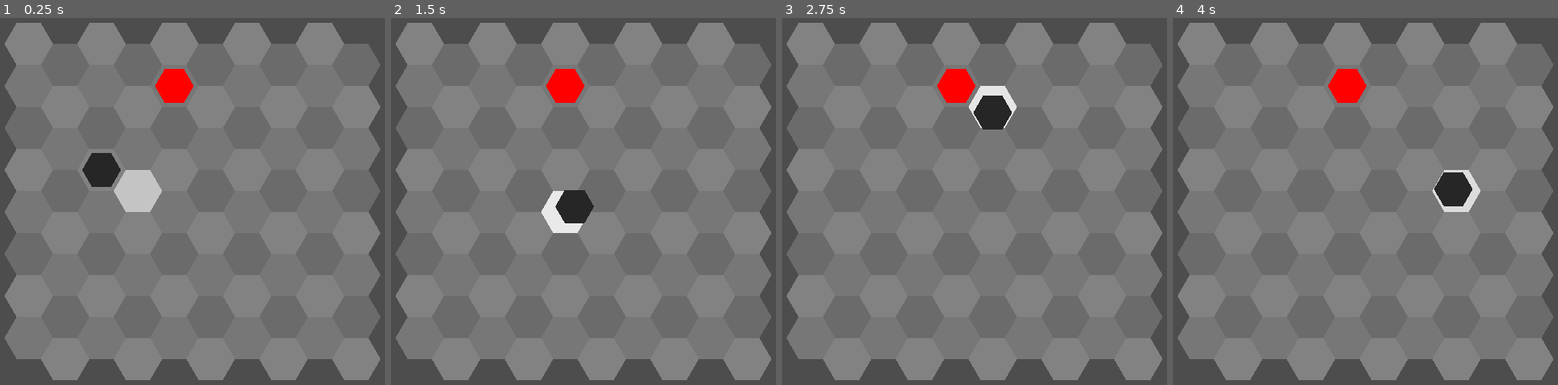
Above: before the commit, frames 1-4 (left to right).
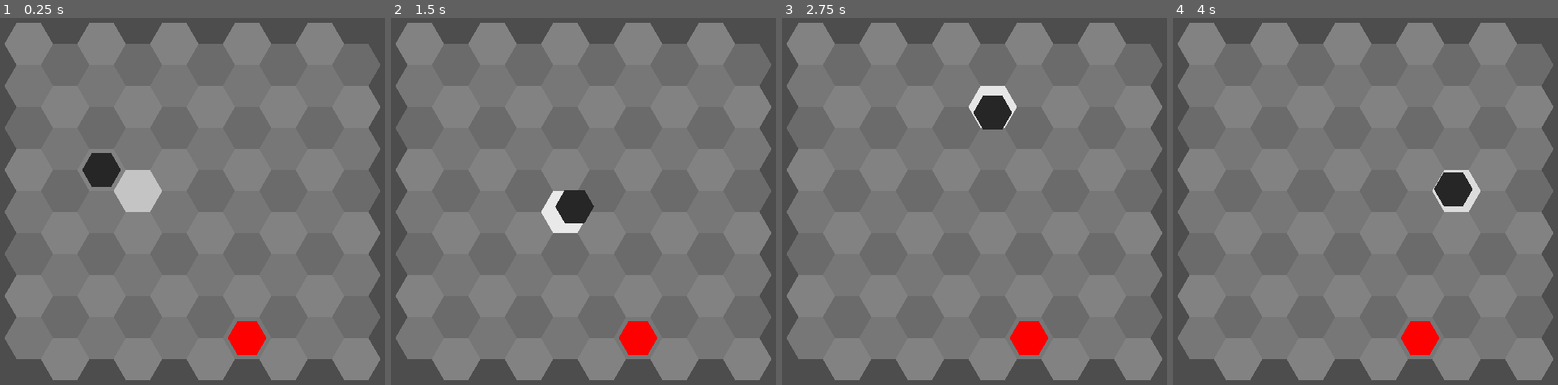
Above: after the commit, the same moments.

Repository: redpebble/sneksagon
Game: Godot game, scene res://scenes/map.tscn
Two runs of this game, one before a commit and one after it. Both use one fixed random seed, a clock stepped at 60 frames per second and the inputs below.
Inputs (mouse positions are in pixels of both pictures, inside the frame that each line leads up to):
- Up to frame 1 (0.25 s): no input
- Up to frame 2 (1.5 s): move the mouse to (691, 175) at 0.52 s; press the mouse at (691, 175) at 0.53 s; move the mouse to (487, 227) at 1.27 s; release the mouse at (487, 227) at 1.28 s; click (487, 227) at 1.35 s
- Up to frame 3 (2.75 s): move the mouse to (1024, 95) at 2.02 s; press the mouse at (1024, 95) at 2.03 s
- Up to frame 4 (4 s): move the mouse to (1342, 296) at 2.77 s; release the mouse at (1342, 296) at 2.78 s; click (1342, 296) at 2.85 s; move the mouse to (1511, 274) at 3.52 s; press the mouse at (1511, 274) at 3.53 s

The runs differ from the first frame. In frame 1, 1.4% of the frame differs, in the area x 40-70%, y 13-92%; in frame 2, 1.4%; in frame 3, 1.4%; in frame 4, 1.4%.

Commit message:
Smoother extend + Improved empty cell retrieval

Diff:
--- a/scenes/map.tscn
+++ b/scenes/map.tscn
@@ -1,11 +1,9 @@
 [gd_scene load_steps=3 format=3 uid="uid://diuykrg1nilh"]
 
 [ext_resource type="Script" uid="uid://6joi0b4nq07b" path="res://scenes/map.gd" id="1_4xfga"]
-[ext_resource type="Script" uid="uid://dniflly1p6vxu" path="res://scenes/snake.gd" id="4_0cso3"]
+[ext_resource type="PackedScene" uid="uid://ddta8mux3pdy3" path="res://scenes/snake.tscn" id="2_paxxb"]
 
 [node name="Map" type="Node2D"]
 script = ExtResource("1_4xfga")
 
-[node name="Snake" type="Node2D" parent="."]
-script = ExtResource("4_0cso3")
-metadata/_custom_type_script = "uid://dniflly1p6vxu"
+[node name="Snake" parent="." instance=ExtResource("2_paxxb")]
--- a/scenes/singleton/highlighter.gd
+++ b/scenes/singleton/highlighter.gd
@@ -11,11 +11,7 @@
 	z_index = 1
 
 func _ready() -> void:
-	scale_to_width(MapManager.HEX_WIDTH)
-
-func scale_to_width(hex_width : float) -> void:
-	var scale_amount = hex_width / sprite.texture.get_width()
-	sprite.scale = Vector2.ONE * scale_amount
+	MapManager.scale_to_hex_width(sprite, sprite.texture.get_width())
 
 func highlight_coords(coords : Vector2, show_highlight : bool) -> void:
 	visible = show_highlight
--- a/scenes/singleton/map_manager.gd
+++ b/scenes/singleton/map_manager.gd
@@ -67,13 +67,26 @@
 	var coords_list = valid_coords.keys()
 	return coords_list[randi_range(0, coords_list.size() - 1)]
 
-func get_random_empty_cell() -> Vector2: # this is not very good lol
-	var coords = null
-	while coords == null:
-		var check_coords = get_random_cell()
-		if entities.get(check_coords) == null:
-			coords = check_coords
-	return coords
+func get_random_empty_cell():
+	var open_cells : Dictionary = valid_coords.duplicate()
+	for i in entities:
+		open_cells.erase(i)
+	if open_cells:
+		var rand_idx = randi() % open_cells.size()
+		var rand_coords = open_cells.keys()[rand_idx]
+		return rand_coords
+	else:
+		return null
 
 func spawn_apple() -> void:
-	create_hex(apple_scene.instantiate(), get_random_empty_cell())
+	var empty_cell = get_random_empty_cell()
+	if empty_cell:
+		create_hex(apple_scene.instantiate(), empty_cell)
+	else:
+		push_warning("No empty cells. Apple not spawned.")
+
+func scale_to_hex_width(node: Node2D, input_width : float):
+	if input_width == 0.0:
+		push_warning("Cannot calculate scale value from input of 0. Returning 1.0.")
+		return
+	node.scale = Vector2.ONE * HEX_WIDTH / input_width
--- a/scenes/snake.gd
+++ b/scenes/snake.gd
@@ -8,9 +8,6 @@
 
 var head : SnakeHex = null
 
-
-#func _ready() -> void:
-	#z_index = 10 #place above highlight
 
 func _process(_delta: float) -> void:
 	read_inputs()
@@ -76,7 +73,7 @@
 func extend() -> void:
 	var tail := get_tail()
 	if tail:
-		var new_hex : SnakeHex = MapManager.create_hex(snake_hex_scene.instantiate(), tail.last_coords, color)
+		var new_hex : SnakeHex = MapManager.create_hex(snake_hex_scene.instantiate(), tail.grid_coords, color)
 		tail.next_segment = new_hex
 		new_hex.prev_segment = tail
 
